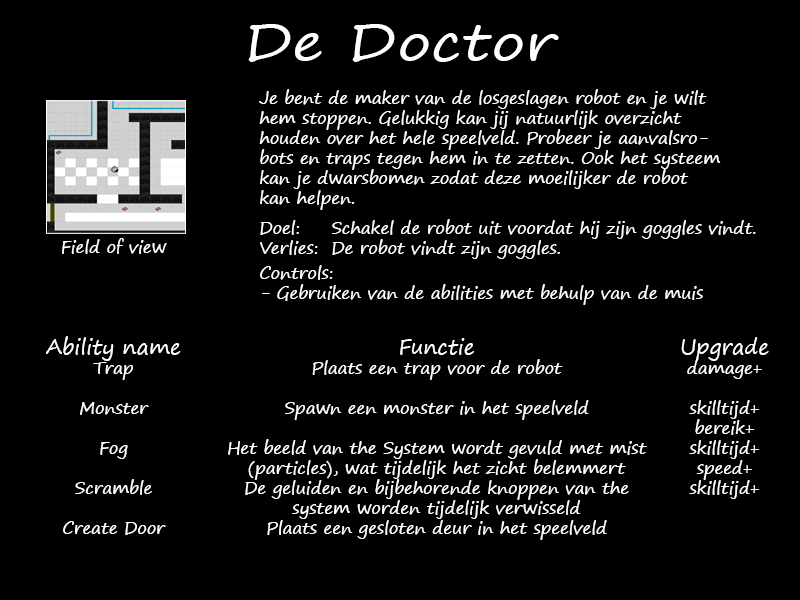
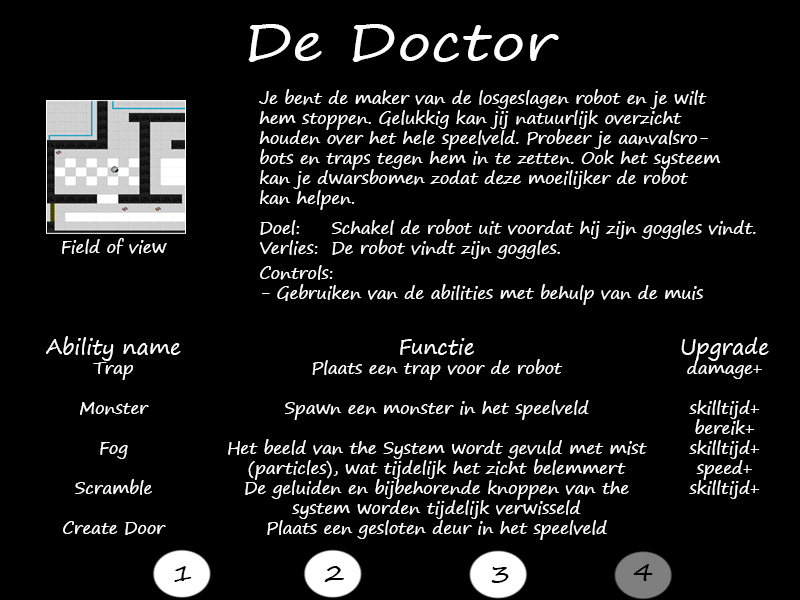
Revision of a layered 800 x 600 image; what changed, layer by layer:
added layer "2" above "4" over left=324, top=566, right=344, bottom=582
added layer "4" above "3" over left=633, top=564, right=653, bottom=581
added layer "3" above "1" over left=491, top=567, right=509, bottom=583
added layer "1" above "Layer 8" over left=174, top=566, right=192, bottom=582
added layer "Layer 8" above "Layer 7" over left=614, top=551, right=673, bottom=600
added layer "Layer 7" above "Layer 5" over left=152, top=549, right=528, bottom=599
